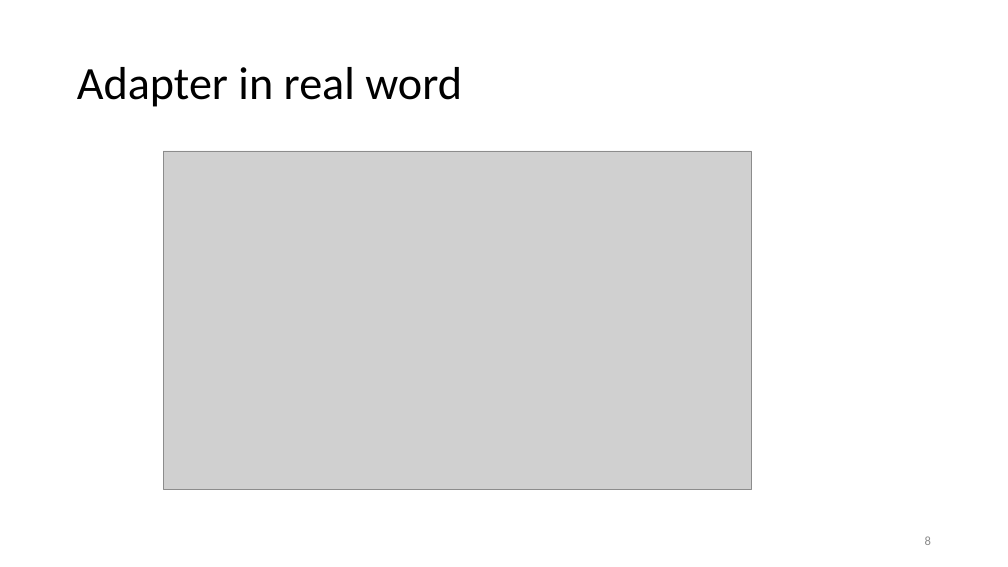
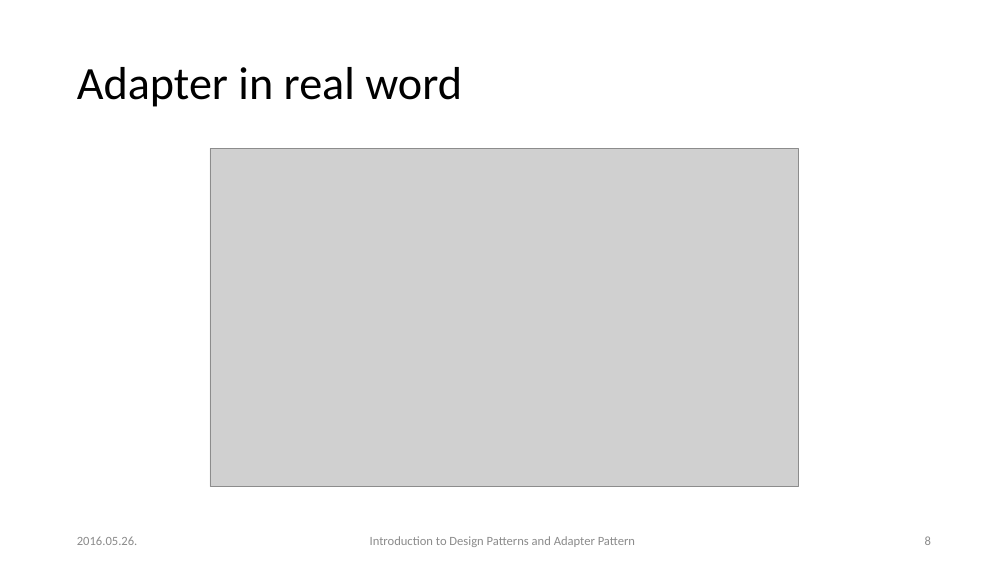
Before and after one commit to esziger/design_patterns, a slide deck: slide 8 of DP01_Into_And_Adapter_Pattern.pptx. Drawn at 1008x567 pixels with LibreOffice and Linux fonts; fonts in the diff are those of the drawing; grey boxes stand for pictures. Boxes give left, top, right and bottom in pixels: in the first picture for what was removed or moved away, otherwise in the second. Text is boxed around its words. In the diff, an @@ line names an element or a change of style, - is before the commit and + after.

```diff
--- a/DP01_Into_And_Adapter_Pattern.pptx
+++ b/DP01_Into_And_Adapter_Pattern.pptx
@@ picture: place and size @@
-picture at [163, 151, 752, 489]
+picture at [210, 148, 799, 486]
@@ text added at [77, 536, 138, 545], 12 pt, text #8C8C8C @@
+2016.05.26.
@@ text added at [370, 536, 635, 547], 12 pt, text #8C8C8C @@
+Introduction to Design Patterns and Adapter Pattern
```
Also in this commit, not shown: 25 other slides changed, 5 slides added, 2 slides removed.
